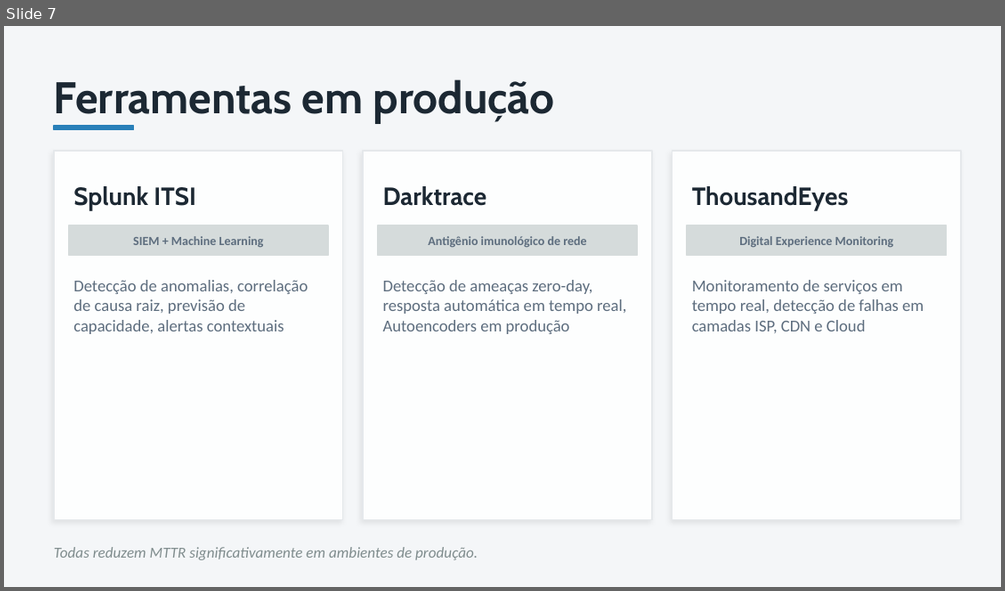
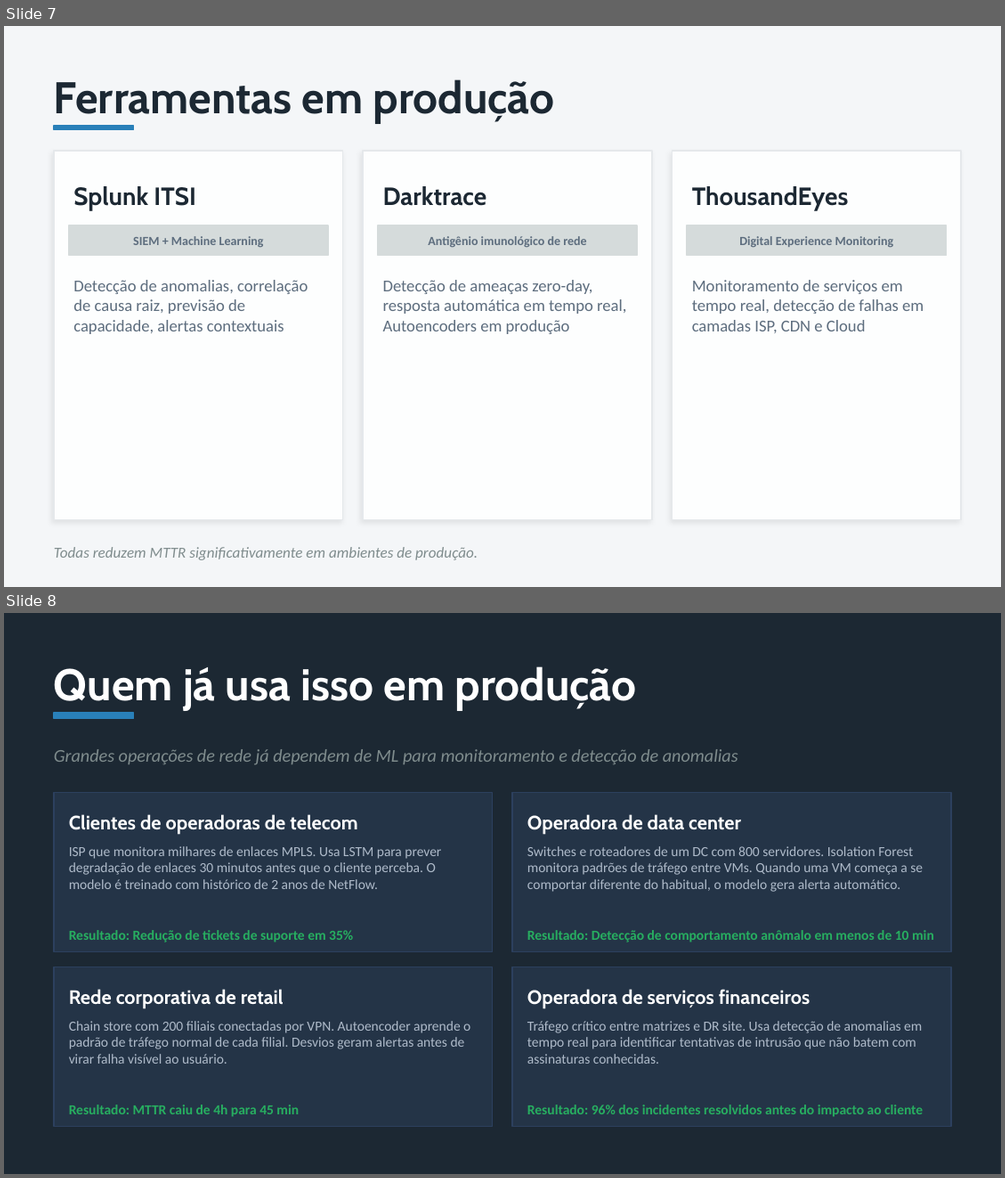
Before and after one commit to Renzo-Tognella/dailyThings, a slide deck: faculdade/gerencia_de_redes/gerencia_redes_v3.pptx. Shown one above the other, each under a label of ours: slide 7 before the commit, slides 7 and 8 after it. The pictures are 1005x591 and 1005x1178 pixels, drawn with LibreOffice and Linux fonts; fonts in the diff are those of the drawing. Boxes give left, top, right and bottom in pixels: in the first picture for what was removed or moved away, otherwise in the second. Text is boxed around its words. In the diff, an @@ line names an element or a change of style, - is before the commit and + after.

Commit message:
Remove UFC do rodapé, adiciona slide de empresas em produção

```diff
--- a/faculdade/gerencia_de_redes/gerencia_redes_v3.pptx
+++ b/faculdade/gerencia_de_redes/gerencia_redes_v3.pptx
@@ slide 8 added at box(4, 613, 1001, 1174), background #1C2833 @@
@@ text added at box(54, 666, 637, 709), 32 pt, text #FFFFFF, bold @@
+Quem já usa isso em produção
@@ rectangle added at box(54, 713, 134, 719), fill #2980B9, outline #2980B9 1 pt @@
@@ text added at box(54, 749, 738, 764), 13 pt, text #7F8C8D, italic @@
+Grandes operações de rede já dependem de ML para monitoramento e detecção de anomalias
@@ rectangle added at box(54, 793, 493, 952), fill #243447, outline #2C405E 1 pt @@
@@ rectangle added at box(512, 793, 951, 952), fill #243447, outline #2C405E 1 pt @@
@@ text added at box(69, 814, 357, 835), 14 pt, text #FFFFFF, bold @@
+Clientes de operadoras de telecom
@@ text added at box(527, 814, 741, 835), 14 pt, text #FFFFFF, bold @@
+Operadora de data center
@@ text added at box(69, 846, 441, 889), 10 pt, text #AEBAC9 @@
+ISP que monitora milhares de enlaces MPLS. Usa LSTM para prever degradação de enlaces 30 minutos antes que o cliente perceba. O modelo é treinado com histórico de 2 anos de NetFlow.
@@ text added at box(527, 846, 922, 892), 10 pt, text #AEBAC9 @@
+Switches e roteadores de um DC com 800 servidores. Isolation Forest monitora padrões de tráfego entre VMs. Quando uma VM começa a se comportar diferente do habitual, o modelo gera alerta automático.
@@ text added at box(69, 930, 353, 942), 10 pt, text #27AE60, bold @@
+Resultado: Redução de tickets de suporte em 35%
@@ text added at box(527, 930, 934, 942), 10 pt, text #27AE60, bold @@
+Resultado: Detecção de comportamento anômalo em menos de 10 min
@@ rectangle added at box(54, 967, 493, 1127), fill #243447, outline #2C405E 1 pt @@
@@ rectangle added at box(512, 967, 951, 1127), fill #243447, outline #2C405E 1 pt @@
@@ text added at box(69, 989, 283, 1009), 14 pt, text #FFFFFF, bold @@
+Rede corporativa de retail
@@ text added at box(527, 989, 809, 1009), 14 pt, text #FFFFFF, bold @@
+Operadora de serviços financeiros
@@ text added at box(69, 1021, 470, 1063), 10 pt, text #AEBAC9 @@
+Chain store com 200 filiais conectadas por VPN. Autoencoder aprende o padrão de tráfego normal de cada filial. Desvios geram alertas antes de virar falha visível ao usuário.
@@ text added at box(527, 1021, 922, 1063), 10 pt, text #AEBAC9 @@
+Tráfego crítico entre matrizes e DR site. Usa detecção de anomalias em tempo real para identificar tentativas de intrusão que não batem com assinaturas conhecidas.
@@ text added at box(69, 1104, 299, 1117), 10 pt, text #27AE60, bold @@
+Resultado: MTTR caiu de 4h para 45 min
@@ text added at box(527, 1104, 922, 1117), 10 pt, text #27AE60, bold @@
+Resultado: 96% dos incidentes resolvidos antes do impacto ao cliente
```
Also in this commit, not shown: 1 slide changed.
